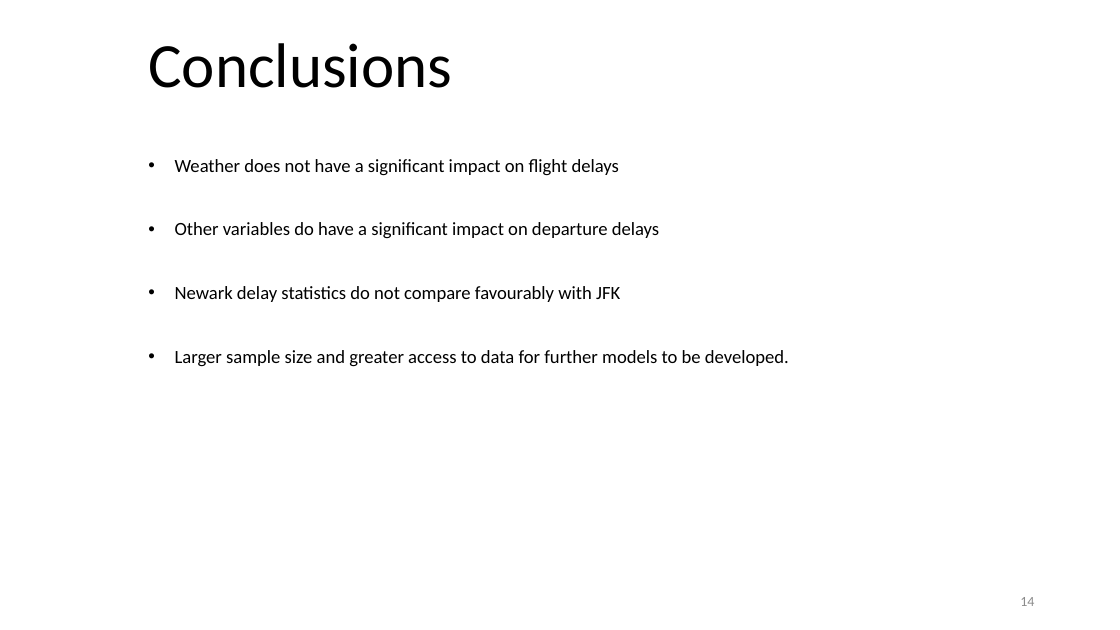
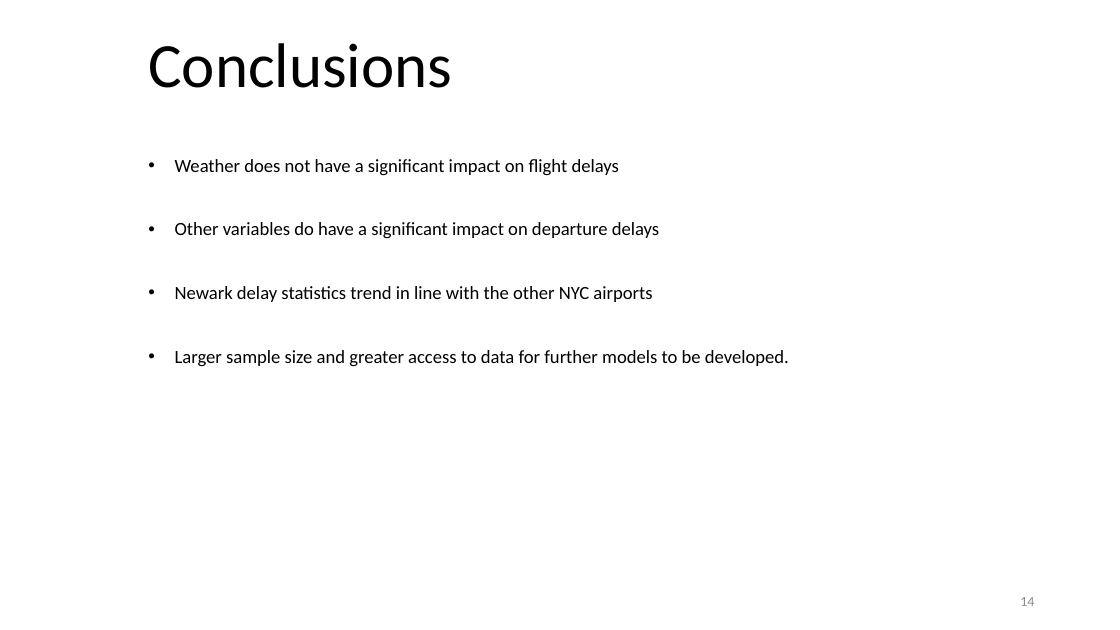
Before and after one commit to malcolmspeight/codeclan_final_project_malcolm_speight, a slide deck: slide 14 of Newark_script_01a.pptx. Drawn at 1120x630 pixels with LibreOffice and Linux fonts; fonts in the diff are those of the drawing. Boxes give left, top, right and bottom in pixels: in the first picture for what was removed or moved away, otherwise in the second. Text is boxed around its words. In the diff, an @@ line names an element or a change of style, - is before the commit and + after.

```diff
--- a/Newark_script_01a.pptx
+++ b/Newark_script_01a.pptx
@@ subtitle at (x1=175, y1=286, x2=652, y2=302): text changed @@
-• Newark delay statistics do not compare favourably with JFK
+• Newark delay statistics trend in line with the other NYC airports
```
Also in this commit, not shown: 2 other slides changed, 2 other files.
